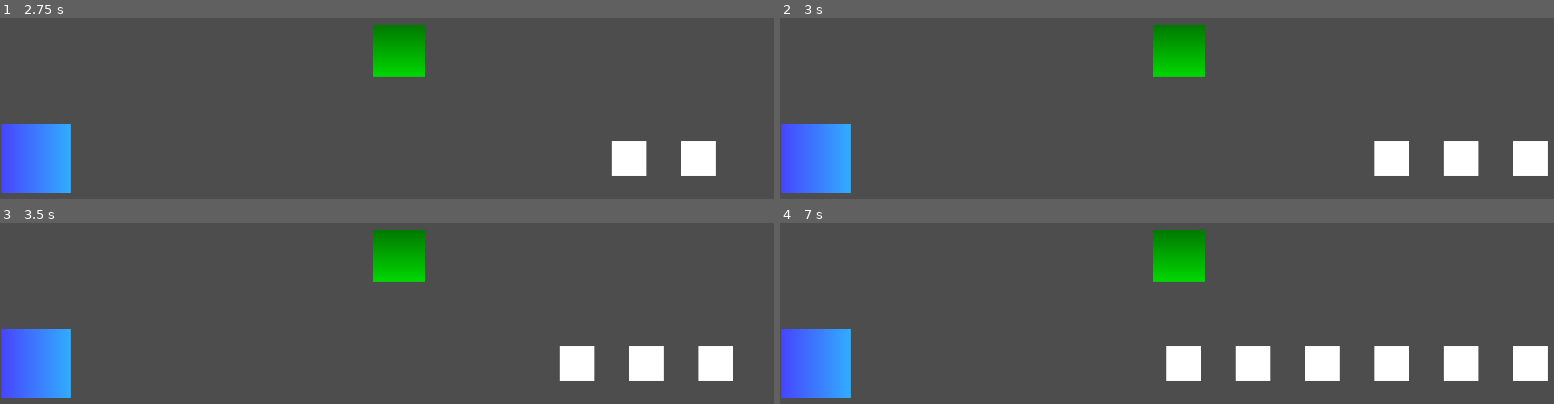
Above: before the commit, frames 1-4 (two rows, left to right).
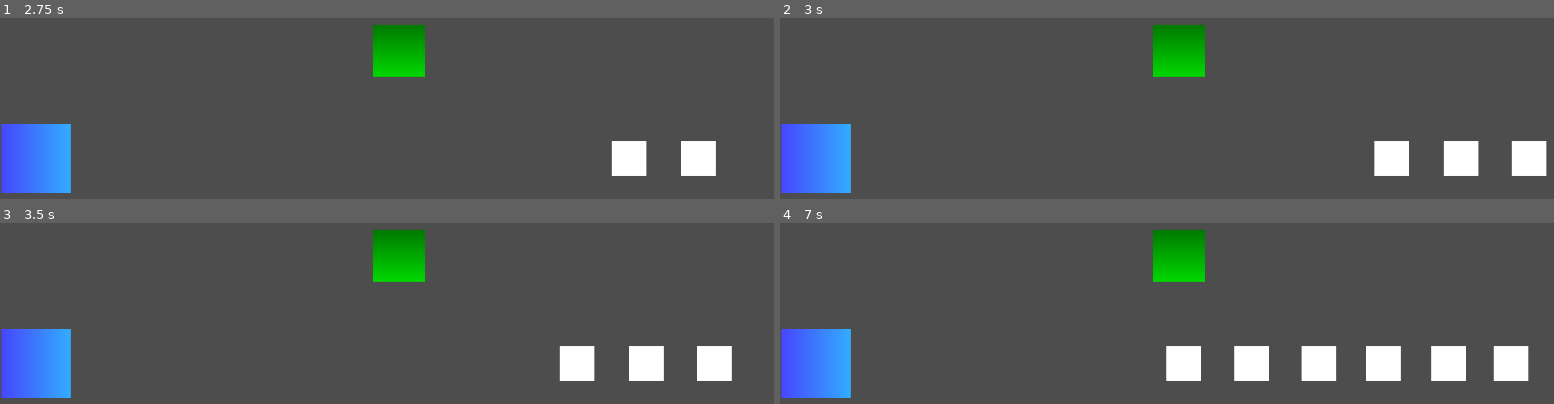
Above: after the commit, the same moments.

Repository: ArrowTheFighter/JamSnapNatureTutorial
Game: Godot game, scene res://Scenes/main.tscn
Same seed, same stepped clock (60 frames per second), same inputs: the game is played once before the commit and once after it.
Inputs:
- Up to frame 1 (2.75 s): tap Enter at 0.5 s
- Up to frame 2 (3 s): no input
- Up to frame 3 (3.5 s): no input
- Up to frame 4 (7 s): no input

Frame 1 is identical in both runs. In frame 2, 0.1% of the frame differs, in the area x 94-100%, y 67-88%; in frame 3, 0.1%; in frame 4, 2.4%, in the area x 58-100%, y 67-88%.

Commit message:
adjusted enemy spawner

Diff:
--- a/Scripts/enemy_spawner.gd
+++ b/Scripts/enemy_spawner.gd
@@ -1,4 +1,6 @@
 extends Node2D
+
+@onready var timer: Timer = $Timer
 
 @export var enemy_scene: Resource
 # Called when the node enters the scene tree for the first time.
@@ -19,3 +21,4 @@
 	var instance = enemy_scene.instantiate()
 	get_parent().add_child(instance)
 	instance.global_position = global_position
+	timer.wait_time = timer.wait_time * 0.98
